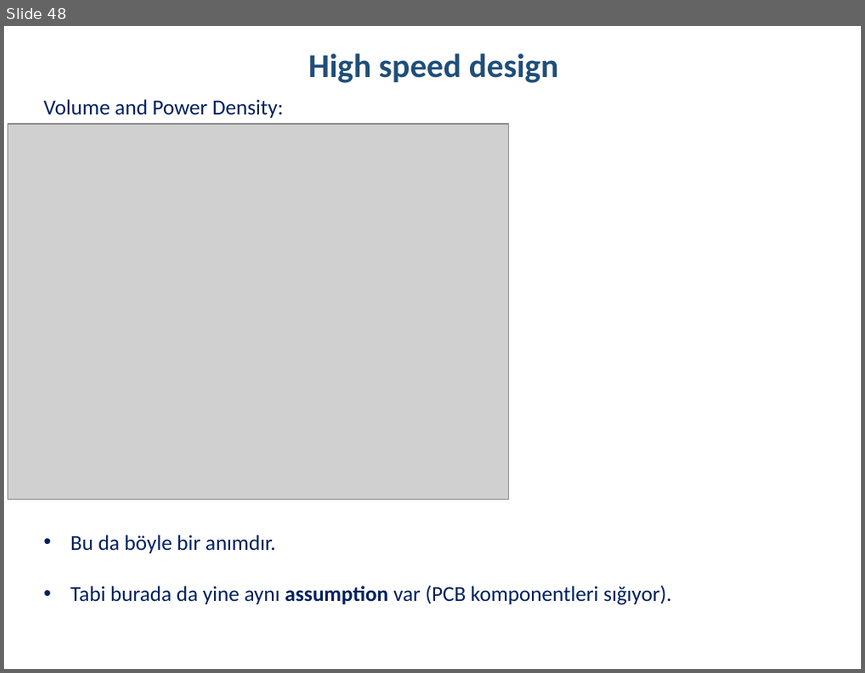
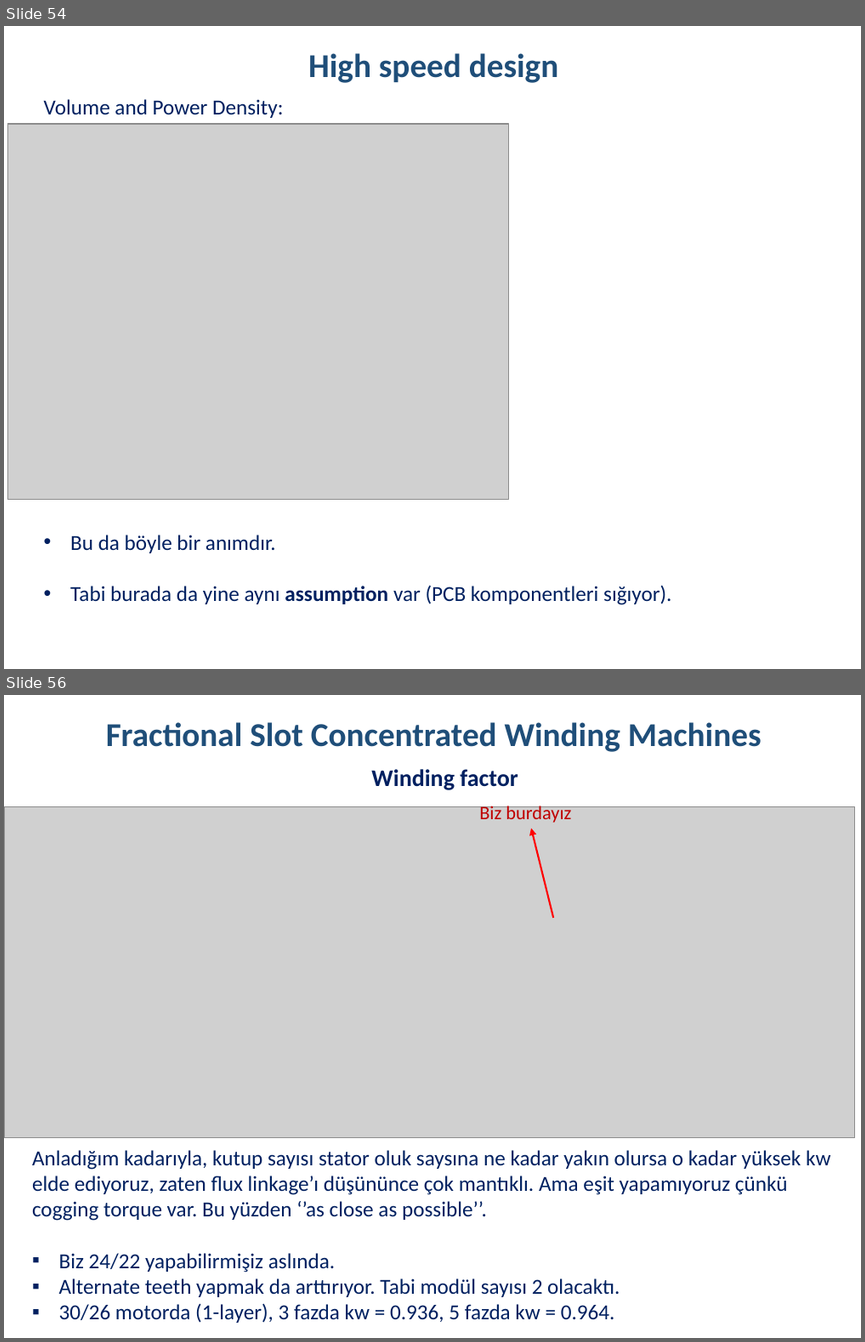
Before and after one commit to hakanpolat/IMMD, a slide deck: Literature/immd_ver2_research.pptx. Shown one above the other, each under a label of ours: slide 48 before the commit, slides 54 and 56 after it; the slides between them are not shown. The pictures are 865x673 and 865x1342 pixels, drawn with LibreOffice and Linux fonts; fonts in the diff are those of the drawing; grey boxes stand for pictures. Boxes give left, top, right and bottom in pixels: in the first picture for what was removed or moved away, otherwise in the second. Text is boxed around its words. In the diff, an @@ line names an element or a change of style, - is before the commit and + after.

```diff
--- a/Literature/immd_ver2_research.pptx
+++ b/Literature/immd_ver2_research.pptx
@@ slide 56 added at <box>4,695,861,1338</box>, background #FFFFFF @@
@@ text added at <box>106,722,761,752</box>, 28 pt, text #1F4E79, bold @@
+Fractional Slot Concentrated Winding Machines
@@ text added at <box>371,769,517,790</box>, 20 pt, text #002060, bold @@
+Winding factor
@@ picture added at <box>4,807,855,1138</box> @@
@@ text added at <box>479,803,571,823</box>, 16 pt, text #C00000 @@
+Biz burdayız
@@ arrow added from (553, 918) to (531, 828), #FF0000 1.5 pt @@
@@ text added at <box>32,1150,830,1322</box>, 18 pt, text #002060 @@
+Anladığım kadarıyla, kutup sayısı stator oluk saysına ne kadar yakın olursa o kadar yüksek kw elde ediyoruz, zaten flux linkage’ı düşününce çok mantıklı. Ama eşit yapamıyoruz çünkü cogging torque var. Bu yüzden ‘’as close as possible’’.
+▪ Biz 24/22 yapabilirmişiz aslında.
+▪ Alternate teeth yapmak da arttırıyor. Tabi modül sayısı 2 olacaktı.
+▪ 30/26 motorda (1-layer), 3 fazda kw = 0.936, 5 fazda kw = 0.964.
@@ what was slide 48 is now slide 54 @@
```
Also in this commit, not shown: 11 slides changed, 11 other slides added, 1 slide removed, 1 other file.
